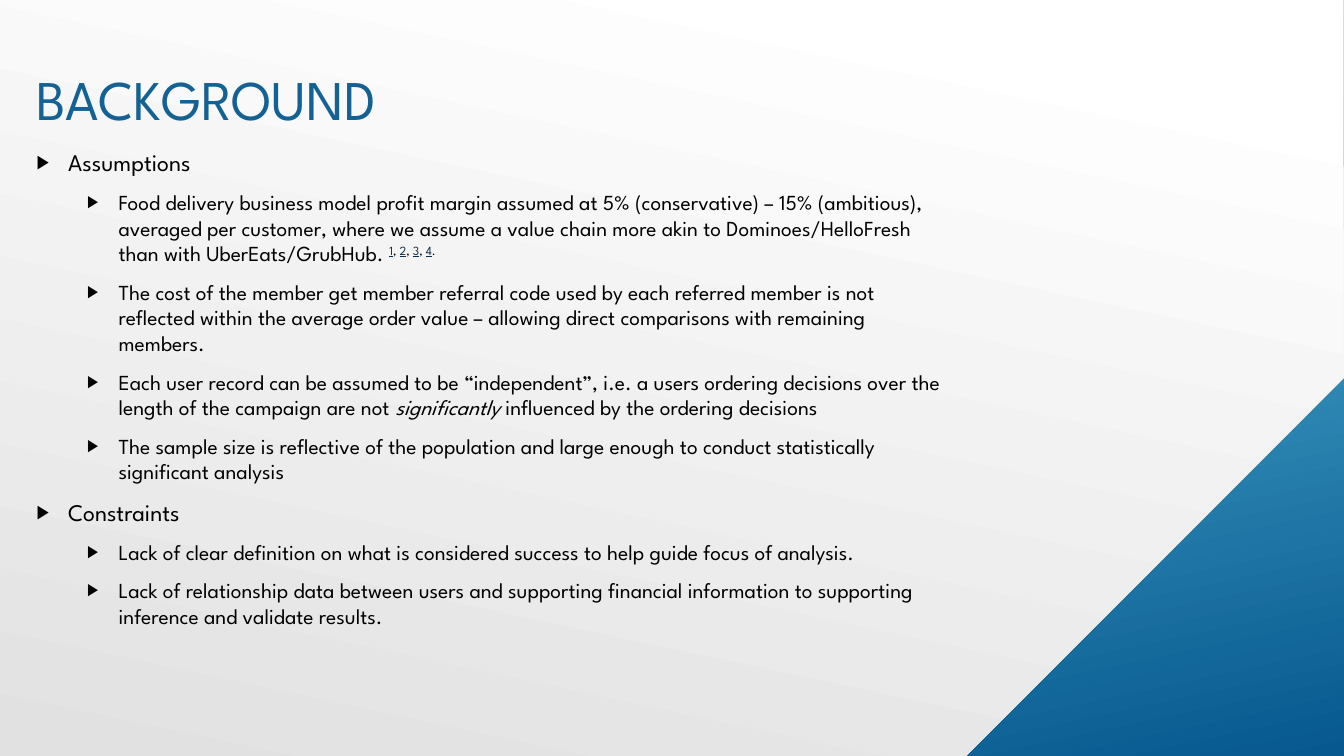
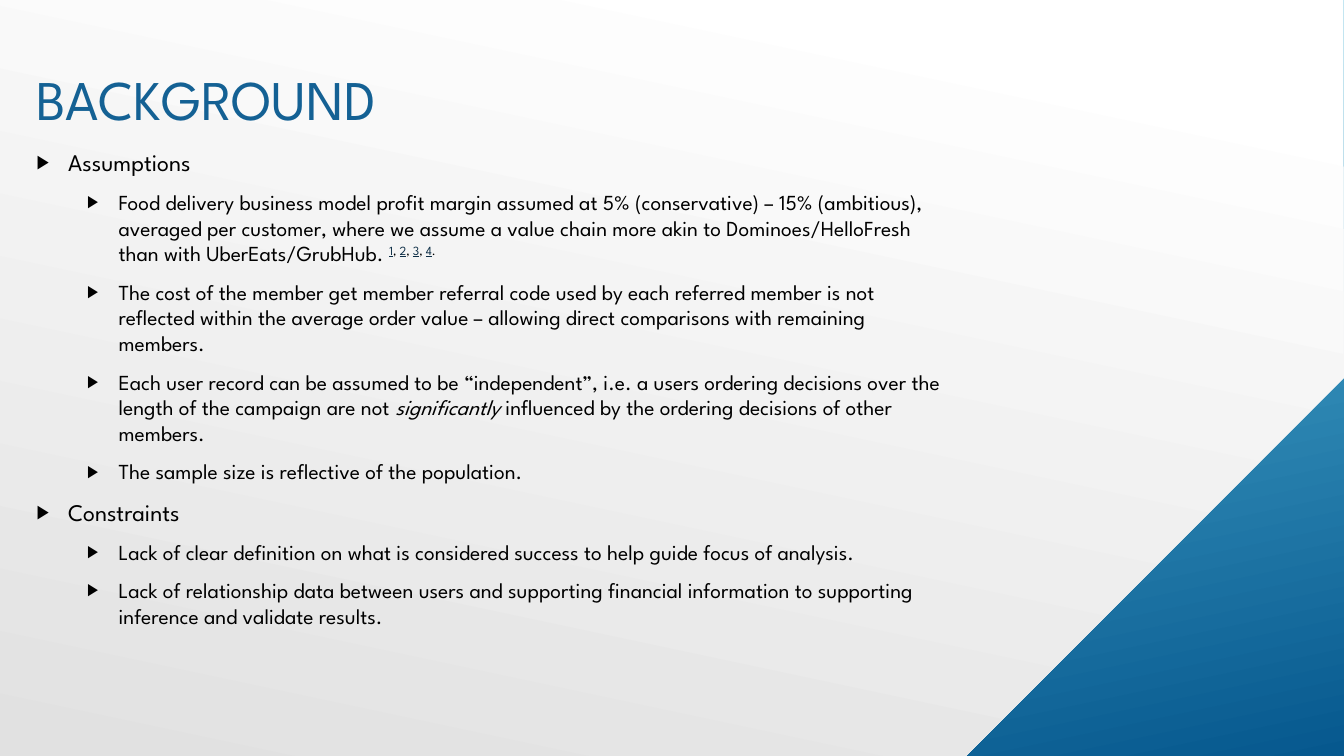
Before and after one commit to emiliod90/redkite_casestudy, a slide deck: slide 5 of Redkite_presentation.pptx. Drawn at 1344x756 pixels with LibreOffice and Linux fonts; fonts in the diff are those of the drawing. Boxes give left, top, right and bottom in pixels: in the first picture for what was removed or moved away, otherwise in the second. Text is boxed around its words. In the diff, an @@ line names an element or a change of style, - is before the commit and + after.

```diff
--- a/Redkite_presentation.pptx
+++ b/Redkite_presentation.pptx
@@ text at (x1=119, y1=375, x2=940, y2=484): text changed @@
-  ▶ Each user record can be assumed to be “independent”, i.e. a users ordering decisions over the length of the campaign are not significantly influenced by the ordering decisions
-  ▶ The sample size is reflective of the population and large enough to conduct statistically significant analysis
+  ▶ Each user record can be assumed to be “independent”, i.e. a users ordering decisions over the length of the campaign are not significantly influenced by the ordering decisions of other members.
+  ▶ The sample size is reflective of the population.
```
Also in this commit, not shown: 1 other slide changed.
